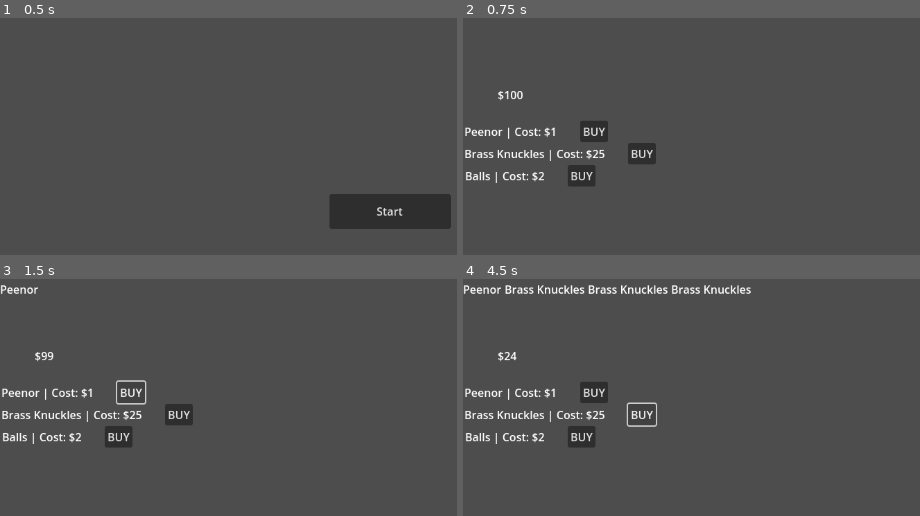
Above: before the commit, frames 1-4 (two rows, left to right).
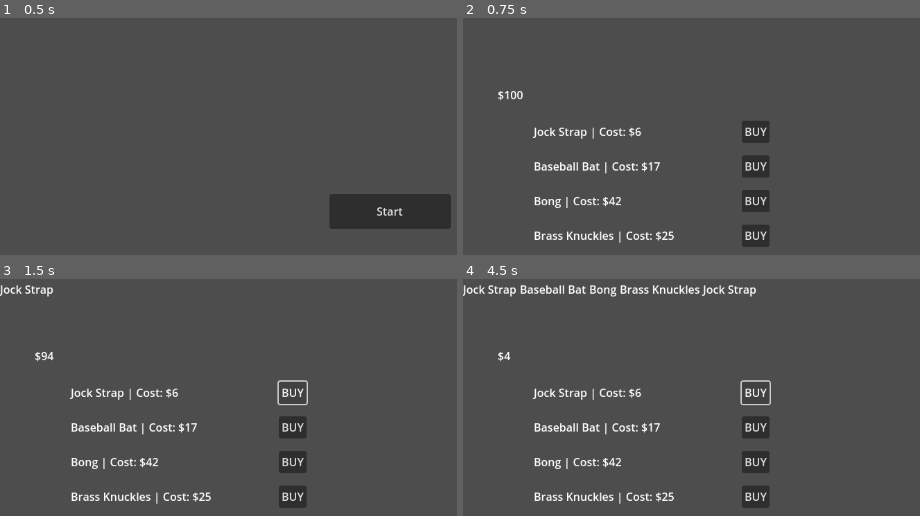
Above: after the commit, the same moments.

Repository: hottpants/punchgame
Game: Godot game, scene res://Scenes/button_menu.tscn
Same seed, same stepped clock (60 frames per second), same inputs: the game is played once before the commit and once after it.
Inputs:
- Up to frame 1 (0.5 s): no input
- Up to frame 2 (0.75 s): click "Start" at 0.5 s
- Up to frame 3 (1.5 s): click "BUY" at 1.25 s
- Up to frame 4 (4.5 s): click "BUY" at 2 s; click "BUY" at 2.75 s; click "BUY" at 3.5 s; click "BUY" at 4.25 s

Frame 1 is identical in both runs. In frame 2, 6.2% of the frame differs, in the area x 0-67%, y 43-97%; in frame 3, 6.1%; in frame 4, 7.3%, in the area x 0-68%, y 2-97%.

Commit message:
Shop prototype 3
Optimized some stuff, did some alignment thingies, added tooltips

Diff:
--- a/Scenes/Item.tscn
+++ b/Scenes/Item.tscn
@@ -9,14 +9,32 @@
 metadata/_custom_type_script = "uid://dtl3stfgkkeny"
 
 [node name="Item" type="HBoxContainer" parent="."]
-alignment = 1
+offset_right = 340.0
+offset_bottom = 31.0
+size_flags_horizontal = 3
 
 [node name="ItemName" type="Label" parent="Item"]
 layout_mode = 2
+size_flags_horizontal = 3
 text = "Item 1 | Cost: $0       "
 
 [node name="BuyButton" type="Button" parent="Item"]
 layout_mode = 2
 text = "BUY"
 
+[node name="Item2" type="HBoxContainer" parent="."]
+offset_top = 30.0
+offset_right = 340.0
+offset_bottom = 62.0
+
+[node name="ItemName" type="Label" parent="Item2"]
+layout_mode = 2
+size_flags_horizontal = 3
+text = "BIGGGGGGGGGGGG | Cost: $0       "
+
+[node name="BuyButton" type="Button" parent="Item2"]
+layout_mode = 2
+text = "BUY"
+
 [connection signal="pressed" from="Item/BuyButton" to="." method="_on_buy_button_pressed"]
+[connection signal="pressed" from="Item2/BuyButton" to="." method="_on_buy_button_pressed"]
--- a/Scenes/shop.tscn
+++ b/Scenes/shop.tscn
@@ -1,7 +1,6 @@
-[gd_scene load_steps=3 format=3 uid="uid://dtfw0n83xox4f"]
+[gd_scene load_steps=2 format=3 uid="uid://dtfw0n83xox4f"]
 
 [ext_resource type="Script" uid="uid://brrj4xn0272m0" path="res://Scripts/shop.gd" id="1_a0mxf"]
-[ext_resource type="PackedScene" uid="uid://ulc7of288twl" path="res://Scenes/Item.tscn" id="2_2shtd"]
 
 [node name="shop" type="Node2D"]
 script = ExtResource("1_a0mxf")
@@ -12,14 +11,6 @@
 offset_top = 154.0
 offset_right = 203.0
 offset_bottom = 194.0
-
-[node name="Item" parent="VBoxContainer" instance=ExtResource("2_2shtd")]
-
-[node name="Item2" parent="VBoxContainer" instance=ExtResource("2_2shtd")]
-position = Vector2(0, 32)
-
-[node name="Item3" parent="VBoxContainer" instance=ExtResource("2_2shtd")]
-position = Vector2(1, 64)
 
 [node name="Cash" type="Label" parent="."]
 offset_left = 50.0
--- a/Scripts/shop.gd
+++ b/Scripts/shop.gd
@@ -5,38 +5,24 @@
 # Called when the node enters the scene tree for the first time.
 
 func _ready() -> void:
-	var shop_item1 = $VBoxContainer/Item
-	var shop_item2 = $VBoxContainer/Item2
-	var shop_item3 = $VBoxContainer/Item3
+	var num_shop_items = 4
 
+	var balls_item = {"Name": "Balls", "Cost": 2, "Chance": 1, "Description": "A pair of firm balls", "Location": 0, "id": 0}
+	var peenor_item = {"Name": "Peenor", "Cost": 1, "Chance": 1, "Description": "A firm shaft", "Location": 0, "id": 1}
+	var brassknuckles_item = {"Name": "Brass Knuckles", "Cost": 25, "Chance": 2, "Description": "For punching things", "Location": 0, "id": 2}
+	var jockstrap_item = {"Name": "Jock Strap", "Cost": 6, "Chance": 4, "Description": "You'd look good in it", "Location": 0, "id": 3}
+	var bong_item = {"Name": "Bong", "Cost": 42, "Chance": 3, "Description": "Hell yea", "Location": 0, "id": 4}
+	var holyhandgrenade_item = {"Name": "Holy Hand Grenade", "Cost": 1000, "Chance": 4, "Description": "Total annihilation", "Location": 0, "id": 5}
+	var gun_item = {"Name": "Gun", "Cost": 63, "Chance": 3, "Description": "Parry this!", "Location": 0, "id": 6}
+	var baseballbat_item = {"Name": "Baseball Bat", "Cost": 17, "Chance": 3, "Description": "Guh!", "Location": 0, "id": 7}
 
+	var items = [balls_item, peenor_item, brassknuckles_item, jockstrap_item, bong_item, holyhandgrenade_item, gun_item, baseballbat_item]
 
-	var items = ["Balls", "Peenor", "Brass Knuckles", "Jock Strap", "Bong", "Holy Hand Grenade", "Gun", "Baseball Bat"]
-	var cost = [2, 1, 25, 6, 42, 1000, 63, 17]
-	var chance = [1, 1, 2, 4, 3, 4, 3, 3]
-
-
-	var item1 = _pickItem(chance)
-	shop_item1._set_stats(items[item1], cost[item1])
-	items.remove_at(item1)
-	cost.remove_at(item1)
-	chance.remove_at(item1)
-
-	var item2 = _pickItem(chance)
-	shop_item2._set_stats(items[item2], cost[item2])
-	items.remove_at(item2)
-	cost.remove_at(item2)
-	chance.remove_at(item2)
-
-	var item3 = _pickItem(chance)
-	shop_item3._set_stats(items[item3], cost[item3])
-	items.remove_at(item3)
-	cost.remove_at(item3)
-	chance.remove_at(item3)
-
-	shop_item1.connect("decreaseMoney", buy_item)
-	shop_item2.connect("decreaseMoney", buy_item)
-	shop_item3.connect("decreaseMoney", buy_item)
+	var shop_items_arr = [_create_shop(num_shop_items, items)]
+	print(shop_items_arr[0])
+	for i in range(shop_items_arr.size()-1):
+		print(shop_items_arr[i]["Name"])
+		shop_items_arr[i]._build_object()
 
 func buy_item(itemName, cost):
 	if((cash - cost) >= 0):
@@ -48,15 +34,42 @@
 		print("Get your money up, not your funny up!")
 
 
-func _pickItem(chance: Array):
+func _stock_item(chance: Array, shop_items: Array):
 	var itemPicked = false
-	var item
+	var index
+	var count = 0
+
 	while itemPicked == false:
-		item = randi_range(0,chance.size()-1)
-		if chance[item] < (randi_range(2,5)):
-			itemPicked = true
-			return item
+		index = randi_range(0,chance.size()-1)
 
+		if chance[index]["Chance"] < (randi_range(2,5)):
+			for i in shop_items:
+				if chance[index]["Name"] == i._get_name():
+					print(chance[index]["Name"])
+					print(i._get_name())
+				else: count += 1
+
+			if count == shop_items.size():
+				print(chance[index]["Name"])
+				itemPicked = true
+				return index
+			else: count = 0
+
+func _create_shop(num_shop_items: int, items: Array):
+		var shop_items_arr = []
+		shop_items_arr.resize(num_shop_items)
+		for i in range(num_shop_items):
+			var new_shop_item = ShopItem.new()
+			$VBoxContainer.add_child(new_shop_item)
+			shop_items_arr[i] = new_shop_item
+		for i in range(num_shop_items):
+			var item = items[_stock_item(items, shop_items_arr)]
+			var new_shop_item = shop_items_arr[i]
+			new_shop_item._set_stats(item["Name"], item["Cost"], item["Description"])
+			new_shop_item.connect("decreaseMoney", buy_item)
+
+			new_shop_item._build_object(100, (i*50))
+		return(shop_items_arr)
 
 # Called every frame. 'delta' is the elapsed time since the previous frame.
 func _process(delta: float) -> void:
--- a/Scripts/shop_item.gd
+++ b/Scripts/shop_item.gd
@@ -3,19 +3,41 @@
 
 signal decreaseMoney(itemName, cost)
 
-@export var itemName : String
+@export var item_name : String
 @export var label : Label
 @export var cost : int
 @export var button : Button
+@export var item_container : HBoxContainer
+@export var description : String
 
 func _ready() -> void:
+	item_name = ""
 	pass
 
+func _set_stats(new_name : String, new_cost : int, new_description : String):
+	item_name = new_name
+	cost = new_cost
+	description = new_description
 
-func _set_stats(new_name : String, new_cost : int):
-	itemName = new_name
-	cost = new_cost
-	label.text = itemName + " | Cost: $" + str(cost) + "       "
+func _get_name():
+	return item_name
 
-func _on_buy_button_pressed() -> void:
-	decreaseMoney.emit(itemName, cost)
+func _build_object(x: int, y: int):
+	item_container = HBoxContainer.new()
+	add_child(item_container)
+	label = Label.new()
+	button = Button.new()
+	item_container.add_child(label)
+	item_container.set_alignment(BoxContainer.ALIGNMENT_BEGIN)
+	label.set_h_size_flags(2)
+
+	item_container.add_child(button)
+	button.pressed.connect(_on_button_pressed)
+	button.text = "BUY"
+	button.set_tooltip_text(description)
+	item_container.set_size(Vector2(340,32))
+	label.text = item_name + " | Cost: $" + str(cost) + "       "
+	position = Vector2(x,y)
+
+func _on_button_pressed() -> void:
+	decreaseMoney.emit(item_name, cost)
--- a/project.godot
+++ b/project.godot
@@ -10,7 +10,7 @@
 
 [application]
 
-config/name="ReidGame"
+config/name="Punchgame"
 run/main_scene="uid://dpbj8ww84lf66"
 config/features=PackedStringArray("4.4", "Forward Plus")
 config/icon="res://icon.svg"
